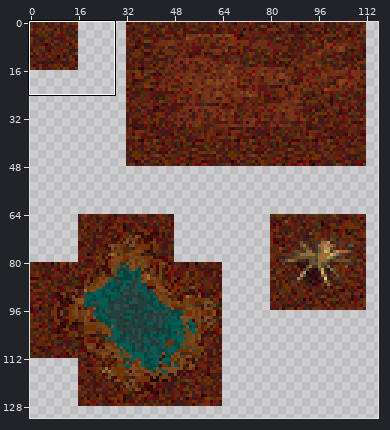
One commit to this sprite sheet: public/maps/desert.png. Above: a wide view before the commit, with the close-up outlined.
Close-up. Before the edit:
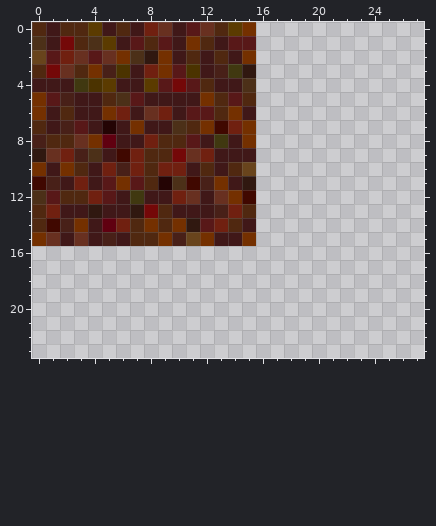
The file is 224x224 pixels. Colours within 5 levels of each other are drawn and written as one. Shown: x 0..27, y 0..23. The wide view leaves out empty margins.
After the commit:
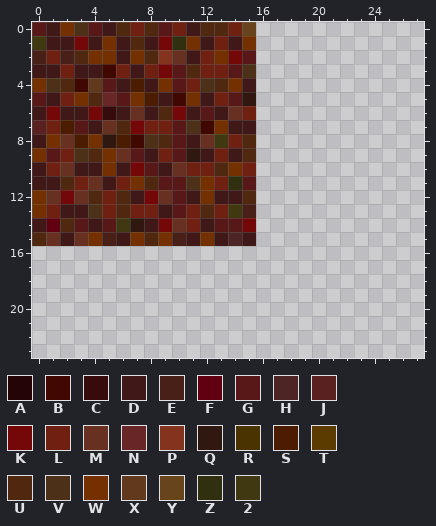
Palette (. is transparent): A #240404  B #400800  C #370b0b  D #401818  E #482018  F #600010  G #581818  H #4e2525  J #5a2121  K #740808  L #702010  M #683020  N #692626  P #83331e  Q #301810  R #4b3300  S #4c1c00  T #5b3b00  U #502810  V #4c3018  W #743000  X #61391c  Y #68441c  Z #303010  2 #403810
The edit:
{"y":0,"x":0,"old":"U","new":"G"}
{"y":0,"x":2,"old":"UUT","new":"WVG"}
{"y":0,"x":7,"old":"DLMDGM","new":"LUGLDU"}
{"y":0,"x":14,"old":"TW","new":"LY"}
{"y":1,"x":0,"old":"V","new":"2"}
{"y":1,"x":2,"old":"KUVT","new":"DKDW"}
{"y":1,"x":7,"old":"GUGD","new":"UDKZ"}
{"y":1,"x":12,"old":"UDGG","new":"DLDW"}
{"y":2,"x":0,"old":"YGLMGMWVQWDUDUDW","new":"ELEUWWDWUPMDLWKG"}
{"y":3,"x":0,"old":"UKMUWER","new":"DDLDDBL"}
{"y":3,"x":9,"old":"W","new":"K"}
{"y":3,"x":11,"old":"RDE2Q","new":"ULLGV"}
{"y":4,"x":0,"old":"DDD2RT","new":"WVUBXG"}
{"y":4,"x":7,"old":"DTGKGUDDV","new":"SDWGLVUWD"}
{"y":5,"x":0,"old":"WGEDDUVGD","new":"GDLWUNGWS"}
{"y":5,"x":10,"old":"DDWU","new":"BWDL"}
{"y":5,"x":15,"old":"U","new":"Q"}
{"y":6,"x":0,"old":"WDU","new":"DKD"}
{"y":6,"x":4,"old":"DWLDMLDG","new":"KCDMDUKD"}
{"y":6,"x":13,"old":"UWD","new":"DML"}
{"y":7,"x":0,"old":"UDE","new":"JLS"}
{"y":7,"x":5,"old":"ADWDDVUWBLW","new":"MUKLLGVBWDD"}
{"y":8,"x":0,"old":"EUUM","new":"DWMS"}
{"y":8,"x":5,"old":"FDDL","new":"QSBV"}
{"y":8,"x":10,"old":"UGD","new":"GDM"}
{"y":8,"x":14,"old":"DW","new":"LU"}
{"y":9,"x":0,"old":"QM","new":"WG"}
{"y":9,"x":3,"old":"EVDBLUUKMLD","new":"VUWMGDLGQDL"}
{"y":9,"x":15,"old":"D","new":"U"}
{"y":10,"x":0,"old":"WDWU","new":"DLMD"}
{"y":10,"x":5,"old":"LELULLDUDUY","new":"WDKGDMLLUWL"}
{"y":11,"x":0,"old":"BED","new":"DDU"}
{"y":11,"x":4,"old":"DGWG","new":"MDLW"}
{"y":11,"x":9,"old":"AVBEWDQ","new":"GGVWLZG"}
{"y":12,"x":0,"old":"VGUULGD2DDLMDMWB","new":"WMKMULUDKMGDWDDU"}
{"y":13,"x":0,"old":"U","new":"W"}
{"y":13,"x":4,"old":"QDDQKUDDDELU","new":"VLULLDGLUL2E"}
{"y":14,"x":0,"old":"UBEW","new":"DFUG"}
{"y":14,"x":5,"old":"FLUWUWQGLUD","new":"G2QDKMLDGGK"}
{"y":15,"x":0,"old":"W","new":"U"}
{"y":15,"x":4,"old":"D","new":"W"}
{"y":15,"x":7,"old":"U","new":"W"}
{"y":15,"x":11,"old":"Y","new":"D"}
{"y":15,"x":14,"old":"DW","new":"HD"}
{"label":"changed","picture_box":[32,22,256,246]}
